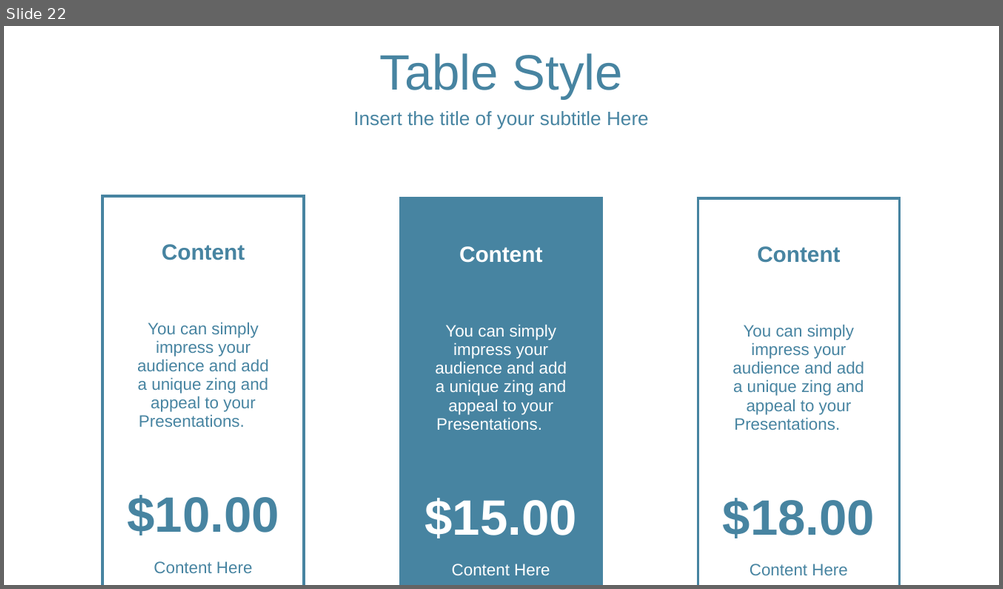
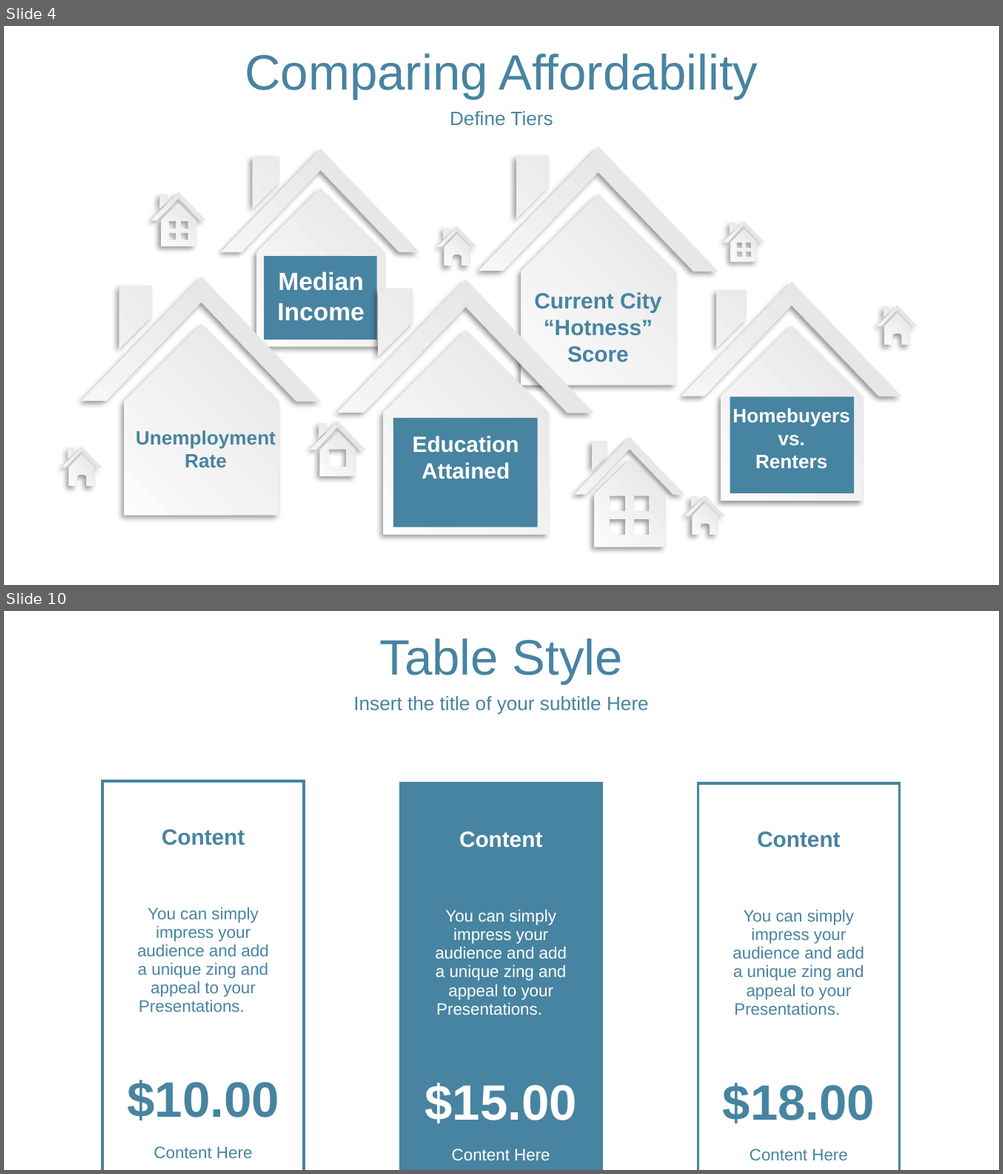
Before and after one commit to LoriHarris/Real_Estate_Affordability, a slide deck: RealEstate Project.pptx. Shown one above the other, each under a label of ours: slide 22 before the commit, slides 4 and 10 after it; the slides between them are not shown. The pictures are 1003x589 and 1003x1174 pixels, drawn with LibreOffice and Linux fonts; fonts in the diff are those of the drawing; background and template pictures are left out. Boxes give left, top, right and bottom in pixels: in the first picture for what was removed or moved away, otherwise in the second. Text is boxed around its words. In the diff, an @@ line names an element or a change of style, - is before the commit and + after.

```diff
--- a/RealEstate Project.pptx
+++ b/RealEstate Project.pptx
@@ slide 4 added at (x1=4, y1=26, x2=999, y2=585), background picture (left out) @@
@@ text added at (x1=244, y1=53, x2=758, y2=99), 36 pt, text #4784A1 @@
+Comparing Affordability
@@ text added at (x1=449, y1=111, x2=552, y2=126), 14 pt, text #4784A1 @@
+Define Tiers
@@ freeform shape added at (x1=222, y1=150, x2=420, y2=347), fill gradient #DEDEDE to #FFFFFF @@
@@ freeform shape added at (x1=478, y1=147, x2=717, y2=385), fill gradient #DEDEDE to #FFFFFF @@
@@ freeform shape added at (x1=151, y1=192, x2=205, y2=246), fill gradient #DEDEDE to #FFFFFF @@
@@ freeform shape added at (x1=723, y1=221, x2=764, y2=262), fill gradient #DEDEDE to #FFFFFF @@
@@ freeform shape added at (x1=438, y1=227, x2=476, y2=266), fill gradient #DEDEDE to #FFFFFF @@
@@ rectangle added at (x1=264, y1=255, x2=376, y2=339), fill #4784A1 @@
@@ freeform shape added at (x1=82, y1=277, x2=320, y2=515), fill gradient #DEDEDE to #FFFFFF @@
@@ text added at (x1=277, y1=272, x2=364, y2=321), 18 pt, text #FFFFFF, bold @@
+Median Income
@@ freeform shape added at (x1=337, y1=280, x2=593, y2=535), fill gradient #DEDEDE to #FFFFFF @@
@@ freeform shape added at (x1=681, y1=281, x2=900, y2=500), fill gradient #DEDEDE to #FFFFFF @@
@@ text added at (x1=534, y1=292, x2=661, y2=363), 16 pt, text #4784A1, bold @@
+Current City “Hotness” Score
@@ freeform shape added at (x1=877, y1=306, x2=916, y2=344), fill gradient #DEDEDE to #FFFFFF @@
@@ rectangle added at (x1=730, y1=397, x2=854, y2=494), fill #4784A1 @@
@@ freeform shape added at (x1=310, y1=422, x2=365, y2=477), fill gradient #DEDEDE to #FFFFFF @@
@@ rectangle added at (x1=393, y1=418, x2=537, y2=527), fill #4784A1 @@
@@ text added at (x1=732, y1=409, x2=849, y2=469), 14 pt, text #FFFFFF, bold @@
+Homebuyers
+vs.
+Renters
@@ freeform shape added at (x1=62, y1=447, x2=100, y2=486), fill gradient #DEDEDE to #FFFFFF @@
@@ text added at (x1=136, y1=431, x2=276, y2=468), 14 pt, text #4784A1, bold @@
+Unemployment
+Rate
@@ text added at (x1=412, y1=436, x2=519, y2=480), 16 pt, text #FFFFFF, bold @@
+Education Attained
@@ freeform shape added at (x1=575, y1=437, x2=684, y2=547), fill gradient #DEDEDE to #FFFFFF @@
@@ freeform shape added at (x1=686, y1=495, x2=724, y2=534), fill gradient #DEDEDE to #FFFFFF @@
@@ what was slide 22 is now slide 10 @@
```
Also in this commit, not shown: 1 slide changed, 12 other slides added, 8 slides removed.
